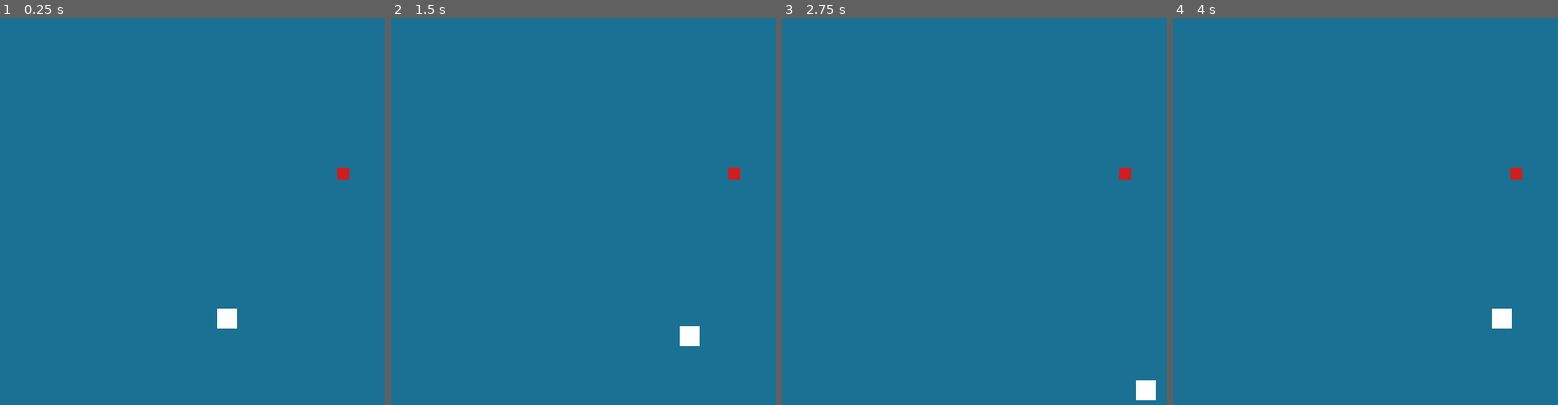
Above: before the commit, frames 1-4 (left to right).
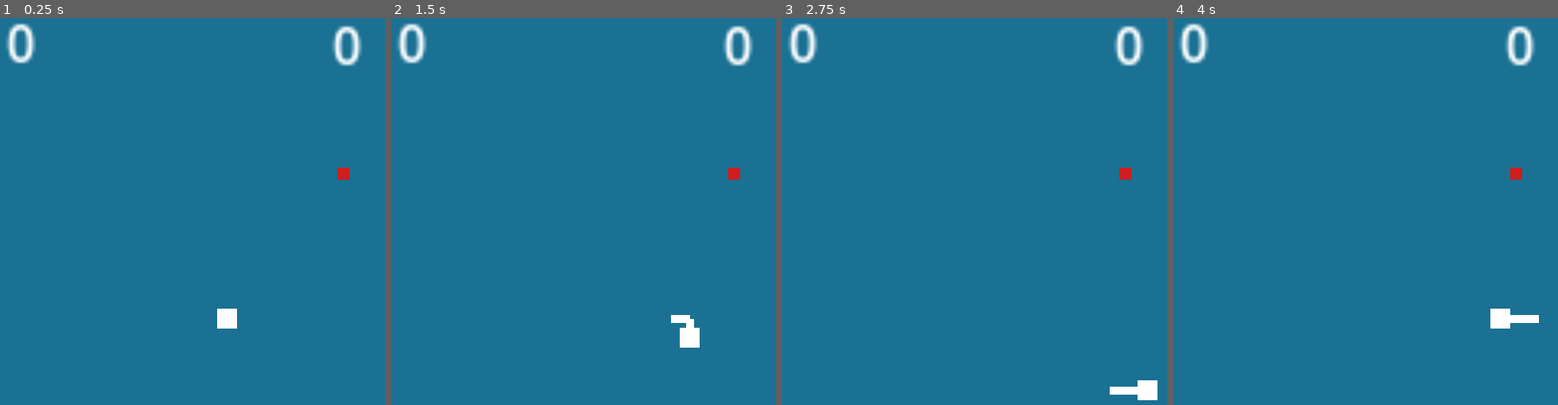
Above: after the commit, the same moments.

Repository: FSJessica/Snake-Game
Game: Godot game, scene res://scenes/Game.tscn
The game is run twice, just before and just after one commit, with the same random seed, the same clock (stepped at 60 frames per second) and the same inputs.
Inputs:
- Up to frame 1 (0.25 s): no input
- Up to frame 2 (1.5 s): tap Enter at 0.5 s; hold Right (ui_right) 0.53-1.28 s; hold Down (ui_down) from 1.28 s (still down)
- Up to frame 3 (2.75 s): release Down (ui_down) at 2.03 s; hold Right (ui_right) from 2.03 s (still down)
- Up to frame 4 (4 s): release Right (ui_right) at 2.78 s; hold Up (ui_up) 2.78-3.53 s; hold Left (ui_left) from 3.53 s (still down)

The runs differ from the first frame. In frame 1, 1.1% of the frame differs, in the area x 1-95%, y 1-13%; in frame 2, 1.3%; in frame 3, 1.3%; in frame 4, 1.3%, in the area x 1-96%, y 1-81%.

Commit message:
Corpo adicionado

Diff:
--- /dev/null
+++ b/scenes/Body.tscn
@@ -0,0 +1,6 @@
+[gd_scene load_steps=2 format=3 uid="uid://sarh5aar3s87"]
+
+[ext_resource type="Script" path="res://scripts/Body.gd" id="1_tl3a1"]
+
+[node name="Body" type="Line2D"]
+script = ExtResource("1_tl3a1")
--- a/scenes/Game.tscn
+++ b/scenes/Game.tscn
@@ -11,3 +11,19 @@
 position = Vector2(300, 512)
 scale = Vector2(120, 205)
 texture = ExtResource("1")
+
+[node name="Points" type="Label" parent="."]
+offset_left = 22.0
+offset_top = 6.0
+offset_right = 62.0
+offset_bottom = 29.0
+scale = Vector2(4, 4)
+text = "0"
+
+[node name="Level" type="Label" parent="."]
+offset_left = 432.0
+offset_top = 9.0
+offset_right = 472.0
+offset_bottom = 32.0
+scale = Vector2(4, 4)
+text = "0"
--- a/scenes/Global.tscn
+++ b/scenes/Global.tscn
@@ -1,6 +1,6 @@
-[gd_scene load_steps=2 format=2]
+[gd_scene load_steps=2 format=3 uid="uid://cnh8lqcgn7nb8"]
 
-[ext_resource path="res://scripts/Global.gd" type="Script" id=1]
+[ext_resource type="Script" path="res://scripts/Global.gd" id="1"]
 
 [node name="Global" type="Node2D"]
-script = ExtResource( 1 )
+script = ExtResource("1")
--- a/scenes/Snake.tscn
+++ b/scenes/Snake.tscn
@@ -1,18 +1,23 @@
-[gd_scene load_steps=4 format=2]
+[gd_scene load_steps=5 format=3 uid="uid://c1e7i81ies8kw"]
 
-[ext_resource path="res://images/snake.png" type="Texture" id=1]
-[ext_resource path="res://scripts/Snake.gd" type="Script" id=2]
+[ext_resource type="Texture2D" uid="uid://kf3hex6h3tcr" path="res://images/snake.png" id="1"]
+[ext_resource type="Script" path="res://scripts/Snake.gd" id="2"]
+[ext_resource type="PackedScene" uid="uid://sarh5aar3s87" path="res://scenes/Body.tscn" id="3_ykdgq"]
 
-[sub_resource type="RectangleShape2D" id=1]
-extents = Vector2( 12.2543, 12.7256 )
+[sub_resource type="RectangleShape2D" id="1"]
+size = Vector2(24.5086, 25.4512)
 
-[node name="Snake" type="KinematicBody2D"]
-script = ExtResource( 2 )
+[node name="Snake" type="CharacterBody2D"]
+script = ExtResource("2")
 
 [node name="CollisionShape2D" type="CollisionShape2D" parent="."]
-shape = SubResource( 1 )
+shape = SubResource("1")
 
-[node name="snake" type="Sprite" parent="."]
-position = Vector2( 5.96046e-08, 5.96046e-08 )
-scale = Vector2( 5, 5 )
-texture = ExtResource( 1 )
+[node name="snake" type="Sprite2D" parent="."]
+position = Vector2(5.96046e-08, 5.96046e-08)
+scale = Vector2(5, 5)
+texture = ExtResource("1")
+
+[node name="Body" parent="." instance=ExtResource("3_ykdgq")]
+antialiased = true
+target_path = NodePath("..")
--- /dev/null
+++ b/scripts/Body.gd
@@ -0,0 +1,17 @@
+extends Line2D
+
+var target
+var point
+@export_node_path("Node2D") var target_path
+var trail_length = 50
+
+func _ready():
+	target = get_node(target_path)
+
+func _process(delta):
+	global_position = Vector2(0,0)
+	global_rotation = 0
+	point = target.global_position
+	add_point(point)
+	while get_point_count() > trail_length:
+		remove_point(0)
--- a/scripts/Game.gd
+++ b/scripts/Game.gd
@@ -6,6 +6,7 @@
 func _ready():
 	randomize()
 	snake = Global.snakePath.instantiate()
+	snake.player = true
 	add_child(snake)
 	_food_create()
 	print(get_viewport().get_visible_rect().size)
@@ -16,7 +17,14 @@
 	food.position = Vector2(randf_range(0, Global.width),randf_range(0,Global.height))
 
 func _process(delta):
+	get_node("Points").text=str(Global.points)
+	get_node("Level").text=str(Global.level)
+	if !snake._vivo():
+		Global._restart_game()
+		get_tree().reload_current_scene()
 	if food != null:
 		if food._colidiu():
 			food.queue_free()
 			_food_create()
+			snake._add_body()
+			Global._add_point()
--- a/scripts/Global.gd
+++ b/scripts/Global.gd
@@ -2,11 +2,20 @@
 
 var snakePath = preload("res://scenes/Snake.tscn")
 var foodPath = preload ("res://scenes/Food.tscn")
-var level = 0
-var points = 0
+var level
+var points
 var width
 var height
 
 func _ready():
 	width = get_viewport().get_visible_rect().size.x
 	height = get_viewport().get_visible_rect().size.y
+	_restart_game()
+
+func _restart_game():
+	level = 0.0
+	points = 0
+
+func _add_point():
+	points +=1
+	level=(points/15.0)
--- a/scripts/Snake.gd
+++ b/scripts/Snake.gd
@@ -1,23 +1,39 @@
 extends Node2D
 
-var tamanho = 1
-var posicao = Vector2(Global.width/2,Global.height/2)
-var velocidade = Global.level + 2
+var player = false
+var tamanho = 50
+var velocidade
 var direcao = Vector2(0,0)
+var vivo = true
+
+func _ready():
+	position = Vector2(Global.width/2,Global.height/2)
 
 func _process(delta):
-	position = posicao
-	posicao = posicao + (direcao * velocidade)
-	if posicao.x < 0 or posicao.y < 0 or posicao.x > Global.width or posicao.y > Global.height:
-		#print ("saiu da tela")
-		pass
+	velocidade=Global.level+2
+	position = position + (direcao * velocidade)
+	if position.x < 0 or position.y < 0 or position.x > Global.width or position.y > Global.height:
+		vivo = false
+	get_node("Body").add_point(position)
+	print(position)
+	print(get_node("Body").position)
+	while get_node("Body").get_point_count() > tamanho:
+		get_node("Body").remove_point(0)
 
 func _input(event):
-	if event.is_action_pressed("ui_down"):
-		direcao = Vector2(0,1)
-	elif event.is_action_pressed("ui_left"):
-		direcao = Vector2(-1,0)
-	elif event.is_action_pressed("ui_right"):
-		direcao = Vector2(1,0)
-	elif event.is_action_pressed("ui_up"):
-		direcao = Vector2(0,-1)
+	if player:
+		if event.is_action_pressed("ui_down"):
+			direcao = Vector2(0,1)
+		elif event.is_action_pressed("ui_left"):
+			direcao = Vector2(-1,0)
+		elif event.is_action_pressed("ui_right"):
+			direcao = Vector2(1,0)
+		elif event.is_action_pressed("ui_up"):
+			direcao = Vector2(0,-1)
+
+func _vivo():
+	return vivo
+
+func _add_body():
+	tamanho += 10
+	get_node("Body").trail_length = tamanho
